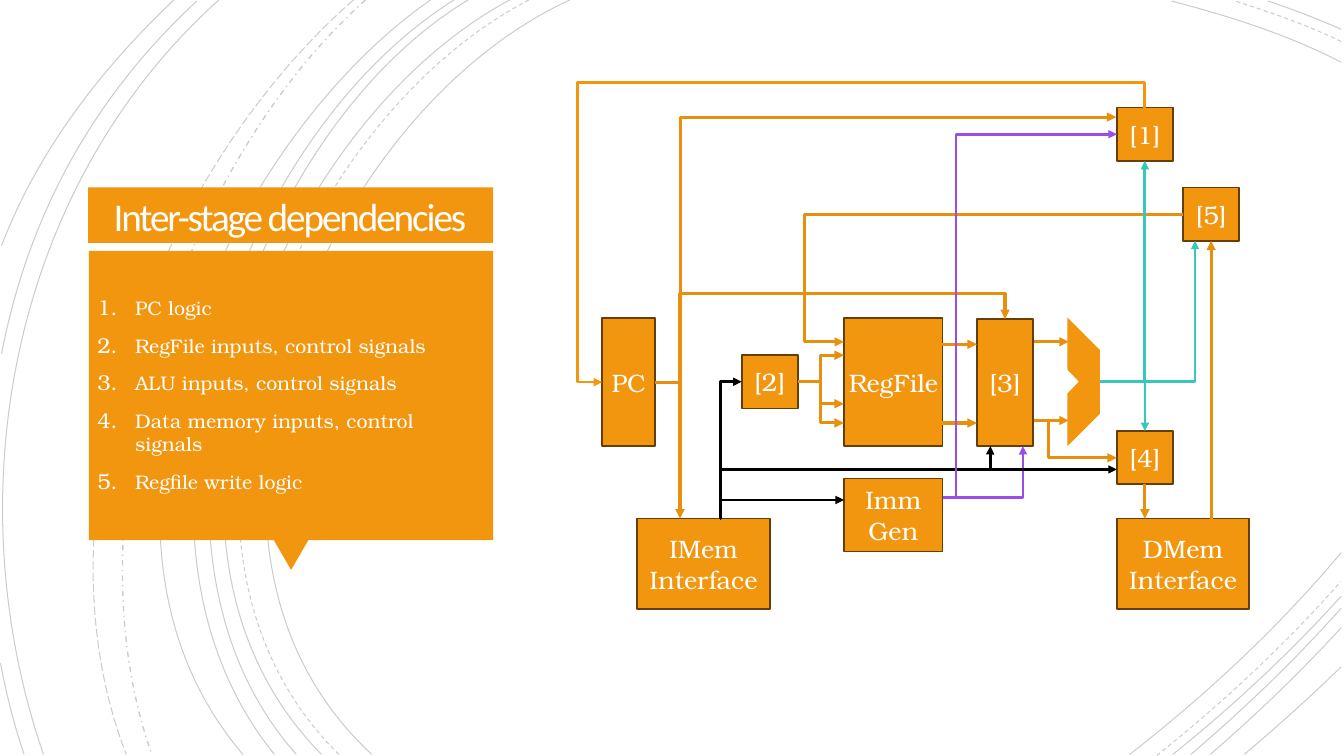
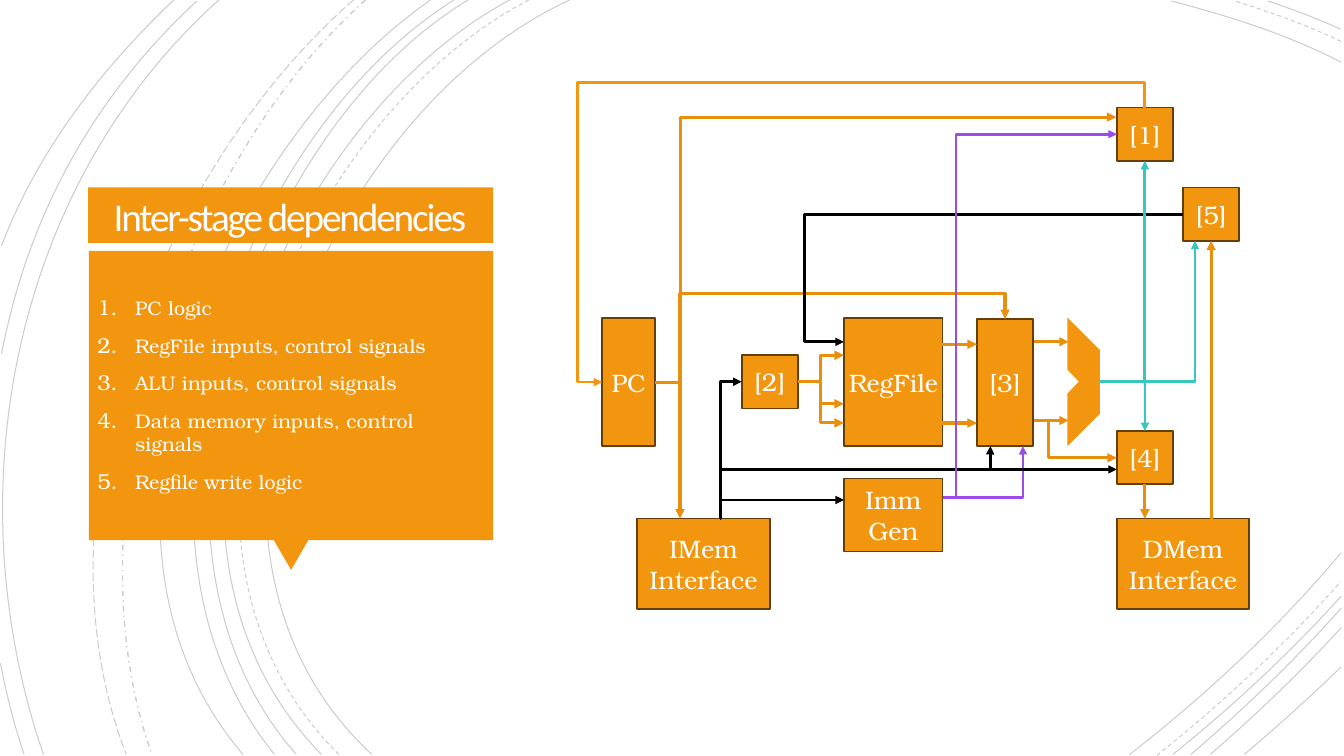
Before and after one commit to mrinav-saxena/riscv_verif0, a slide deck: slide 3 of rtl/core/single_cycle/single_cycle.pptx. Drawn at 1344x756 pixels with LibreOffice and Linux fonts; fonts in the diff are those of the drawing. Boxes give left, top, right and bottom in pixels: in the first picture for what was removed or moved away, otherwise in the second. Text is boxed around its words. In the diff, an @@ line names an element or a change of style, - is before the commit and + after.

```diff
--- a/rtl/core/single_cycle/single_cycle.pptx
+++ b/rtl/core/single_cycle/single_cycle.pptx
@@ elbow arrow (1184, 214) - (844, 342): stroke #E88F0E 2.25 pt to #000000 2 pt @@
```
Also in this commit, not shown: 1 other slide changed, 24 other files.
